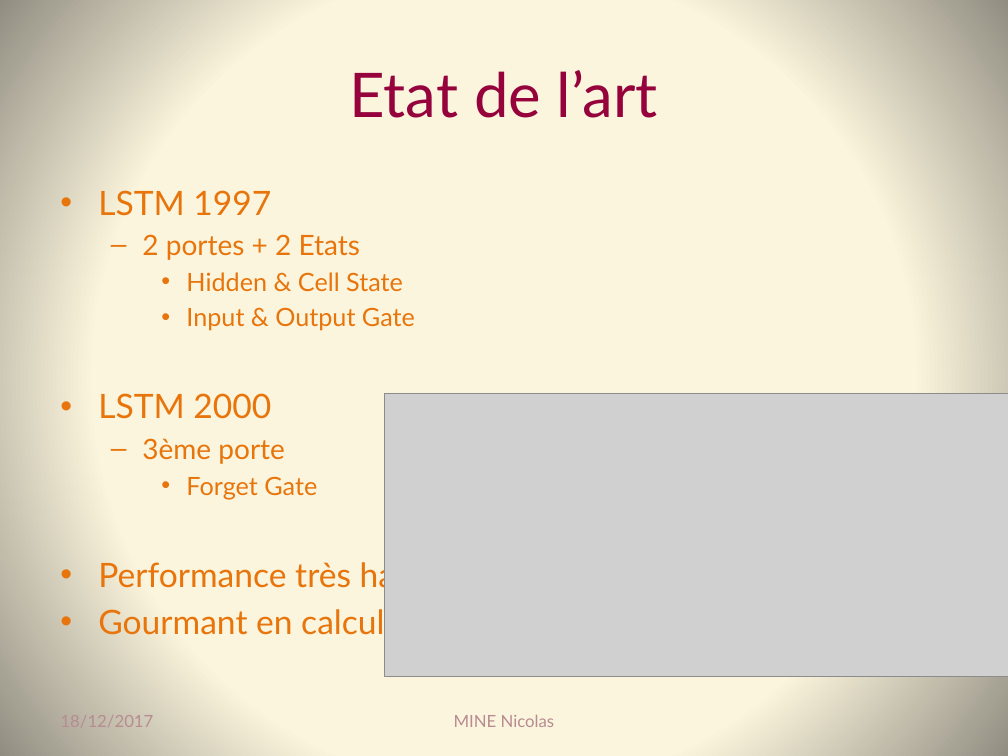
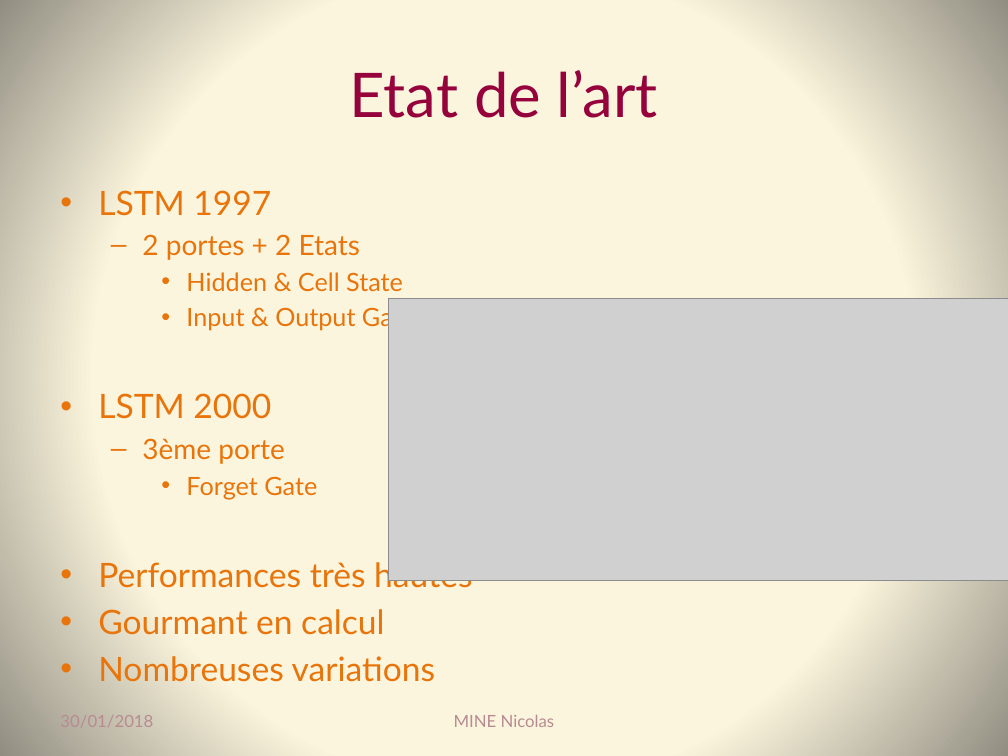
Before and after one commit to Coni63/OC_DS, a slide deck: slide 6 of P8/Presentation_projet_8.pptx. Drawn at 1008x756 pixels with LibreOffice and Linux fonts; fonts in the diff are those of the drawing; grey boxes stand for pictures. Boxes give left, top, right and bottom in pixels: in the first picture for what was removed or moved away, otherwise in the second. Text is boxed around its words. In the diff, an @@ line names an element or a change of style, - is before the commit and + after.

```diff
--- a/P8/Presentation_projet_8.pptx
+++ b/P8/Presentation_projet_8.pptx
@@ picture: place and size @@
-picture at [385,394,1008,676]
+picture at [388,298,1008,581]
@@ text at [98,558,472,593]: text changed @@
-• Performance très haute
+• Performances très hautes
@@ text at [98,656,435,682]: paragraph added @@
+• Nombreuses variations
@@ text at [60,715,153,727]: text changed @@
-18/12/2017
+30/01/2018
```
Also in this commit, not shown: 17 other slides changed, 3 other files.
